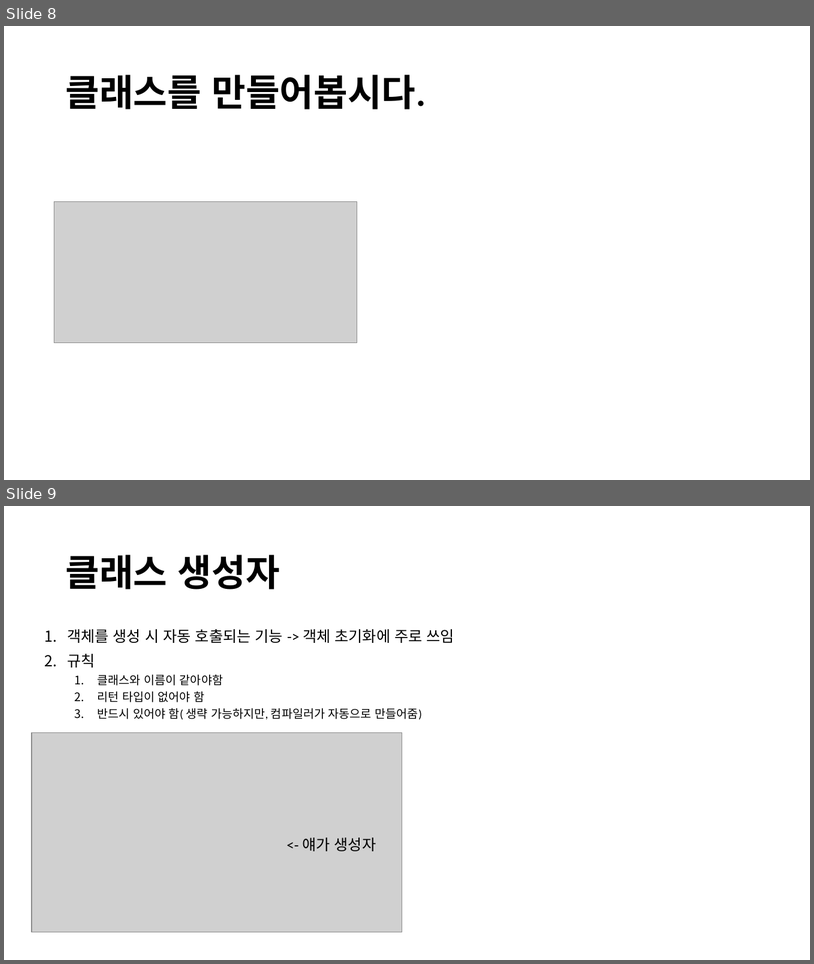
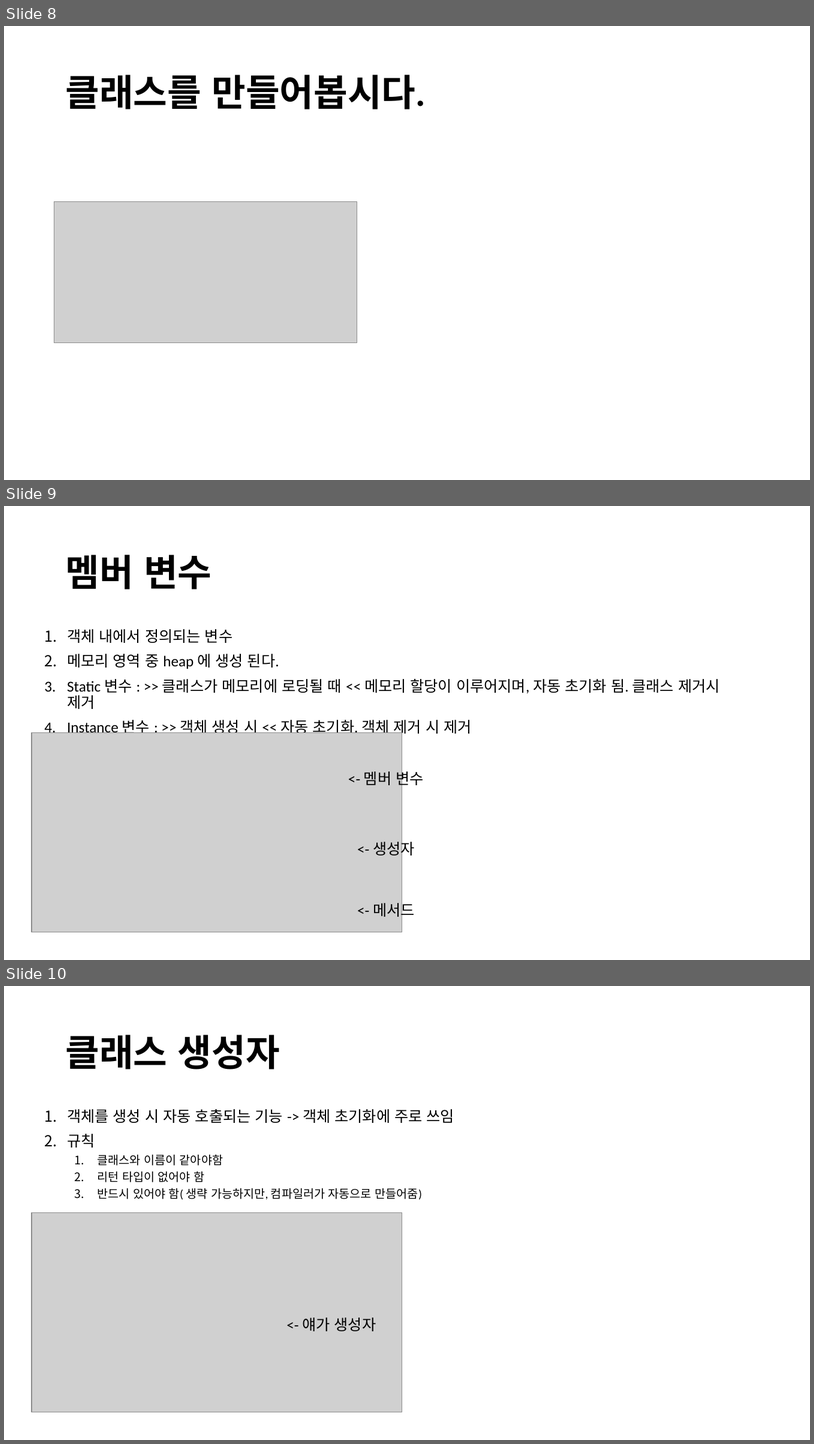
Before and after one commit to junguksim/NL_Java_Study, a slide deck: resources/NL Java 스터디 1회차.pptx. Shown one above the other, each under a label of ours: slides 8 and 9 before the commit, slides 8, 9 and 10 after it. The pictures are 814x964 and 814x1444 pixels, drawn with LibreOffice and Linux fonts; fonts in the diff are those of the drawing; grey boxes stand for pictures. Boxes give left, top, right and bottom in pixels: in the first picture for what was removed or moved away, otherwise in the second. Text is boxed around its words. In the diff, an @@ line names an element or a change of style, - is before the commit and + after.

Commit message:
스터디 2주차 : 클래스의 개념

```diff
--- a/resources/NL Java 스터디 1회차.pptx
+++ b/resources/NL Java 스터디 1회차.pptx
@@ slide 9 added at box(4, 506, 810, 960), background #FFFFFF @@
@@ title added at box(65, 555, 212, 589), 44 pt, text #000000, bold @@
+멤버 변수
@@ text added at box(67, 629, 720, 736), 18 pt, text #000000 @@
+1. 객체 내에서 정의되는 변수
+2. 메모리 영역 중 heap 에 생성 된다.
+3. Static 변수 : >> 클래스가 메모리에 로딩될 때 << 메모리 할당이 이루어지며, 자동 초기화 됨. 클래스 제거시 제거
+4. Instance 변수 : >> 객체 생성 시 << 자동 초기화. 객체 제거 시 제거
@@ picture added at box(32, 733, 402, 932) @@
@@ text added at box(364, 769, 423, 788), 18 pt, text #000000 @@
+<- 멤버 변수
@@ text added at box(373, 839, 415, 858), 18 pt, text #000000 @@
+<- 생성자
@@ text added at box(373, 900, 415, 919), 18 pt, text #000000 @@
+<- 메서드
@@ what was slide 9 is now slide 10 @@
```
Also in this commit, not shown: 3 slides changed, 3 other slides added, 9 other files.
